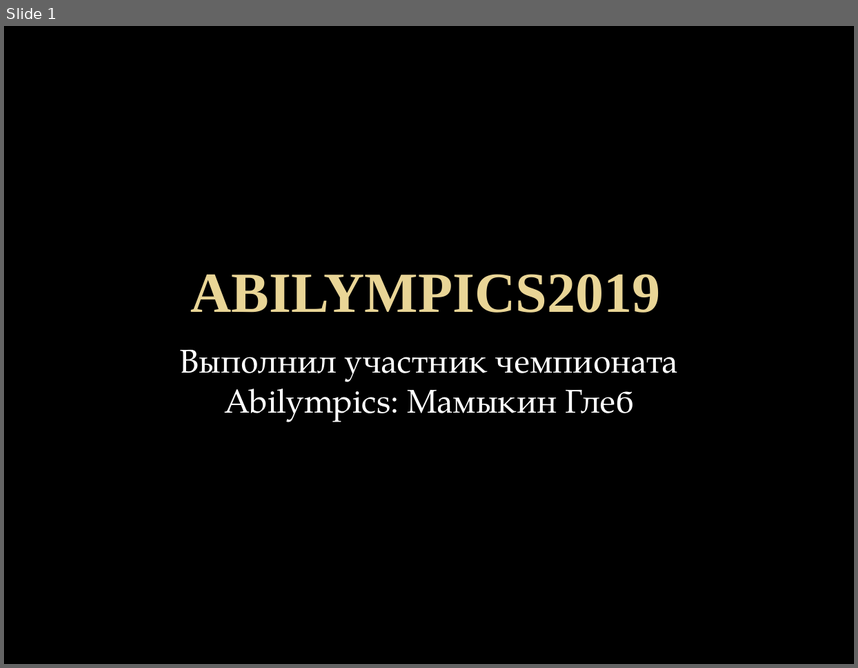
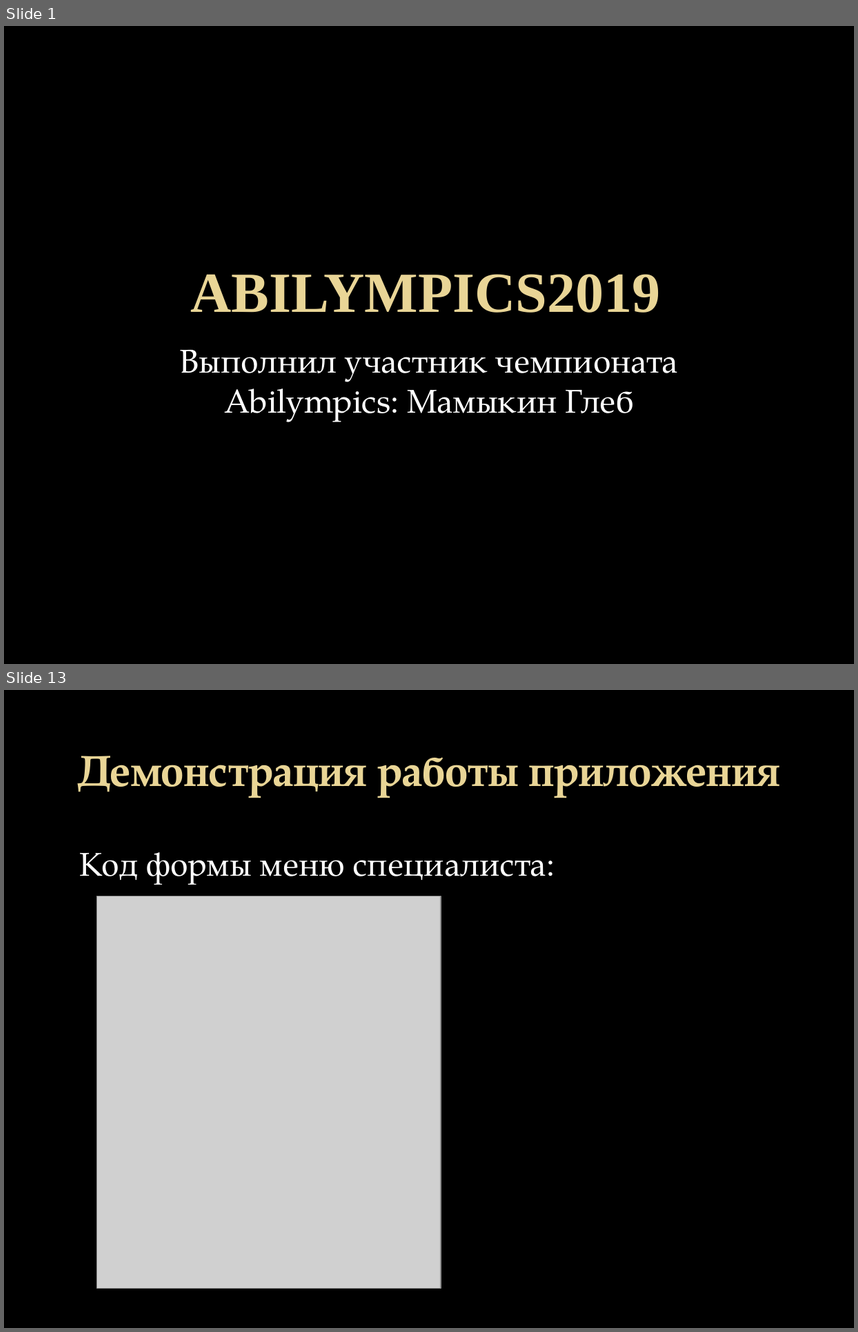
Before and after one commit to Krak12/Abilympics2.0, a slide deck: Abilympics2.0.pptx. Shown one above the other, each under a label of ours: slide 1 before the commit, slides 1 and 13 after it; the slides between them are not shown. The pictures are 858x668 and 858x1332 pixels, drawn with LibreOffice and Linux fonts; fonts in the diff are those of the drawing; grey boxes stand for pictures; background and template pictures are left out. Boxes give left, top, right and bottom in pixels: in the first picture for what was removed or moved away, otherwise in the second. Text is boxed around its words. In the diff, an @@ line names an element or a change of style, - is before the commit and + after.

```diff
--- a/Abilympics2.0.pptx
+++ b/Abilympics2.0.pptx
@@ slide 13 added at (4,690,854,1328), background picture (left out) @@
@@ title added at (77,756,780,798), 36.9 pt, text gradient #EAD696 to #E7D081, bold @@
+Демонстрация работы приложения
@@ text added at (80,852,546,884), 28 pt, text #FFFFFF @@
+Код формы меню специалиста:
@@ picture added at (96,896,440,1288) @@
```
Also in this commit, not shown: 15 other slides added, 16 slides removed, 2 other files.
